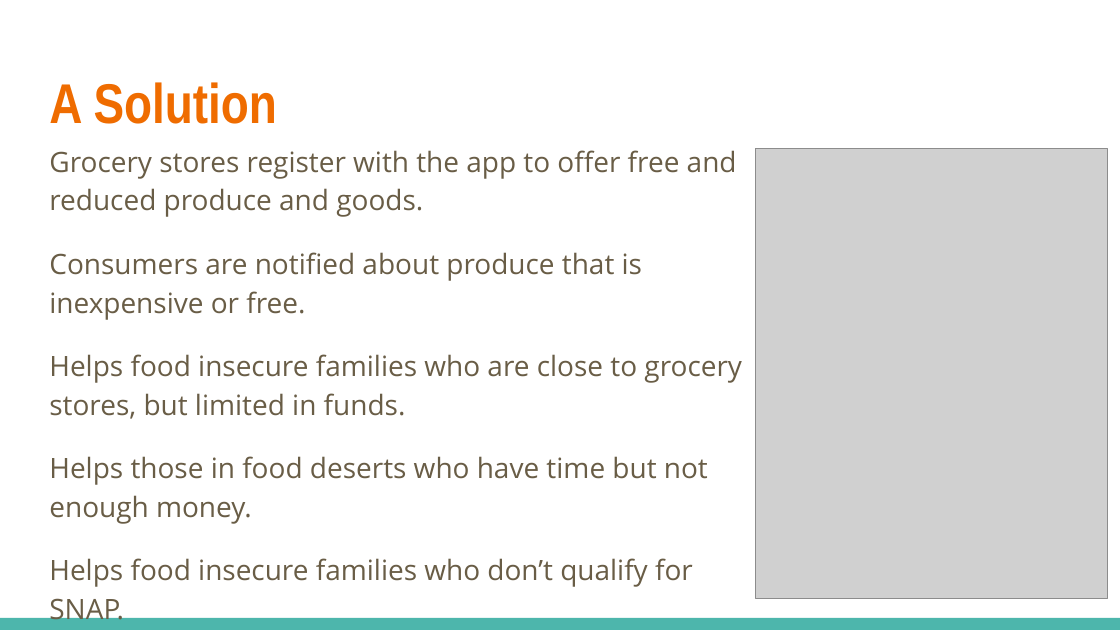
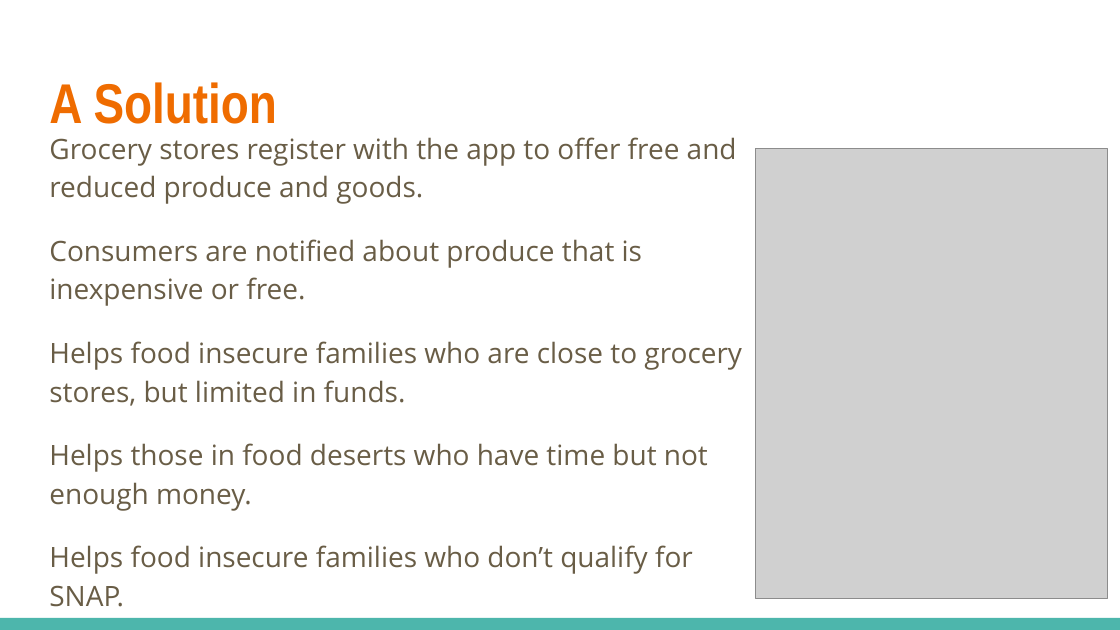
Before and after one commit to CAPSTONE-2018/ShareFest, a slide deck: slide 6 of Documentation/Food Service App Presentation.pptx. Drawn at 1120x630 pixels with LibreOffice and Linux fonts; fonts in the diff are those of the drawing; grey boxes stand for pictures. Boxes give left, top, right and bottom in pixels: in the first picture for what was removed or moved away, otherwise in the second. Text is boxed around its words. In the diff, an @@ line names an element or a change of style, - is before the commit and + after.

```diff
--- a/Documentation/Food Service App Presentation.pptx
+++ b/Documentation/Food Service App Presentation.pptx
@@ text "Grocery stores register with the ..." rewrapped from (x1=49, y1=150, x2=742, y2=627) to (x1=49, y1=137, x2=742, y2=607) @@
```
Also in this commit, not shown: 1 slide added, 7 other files.
